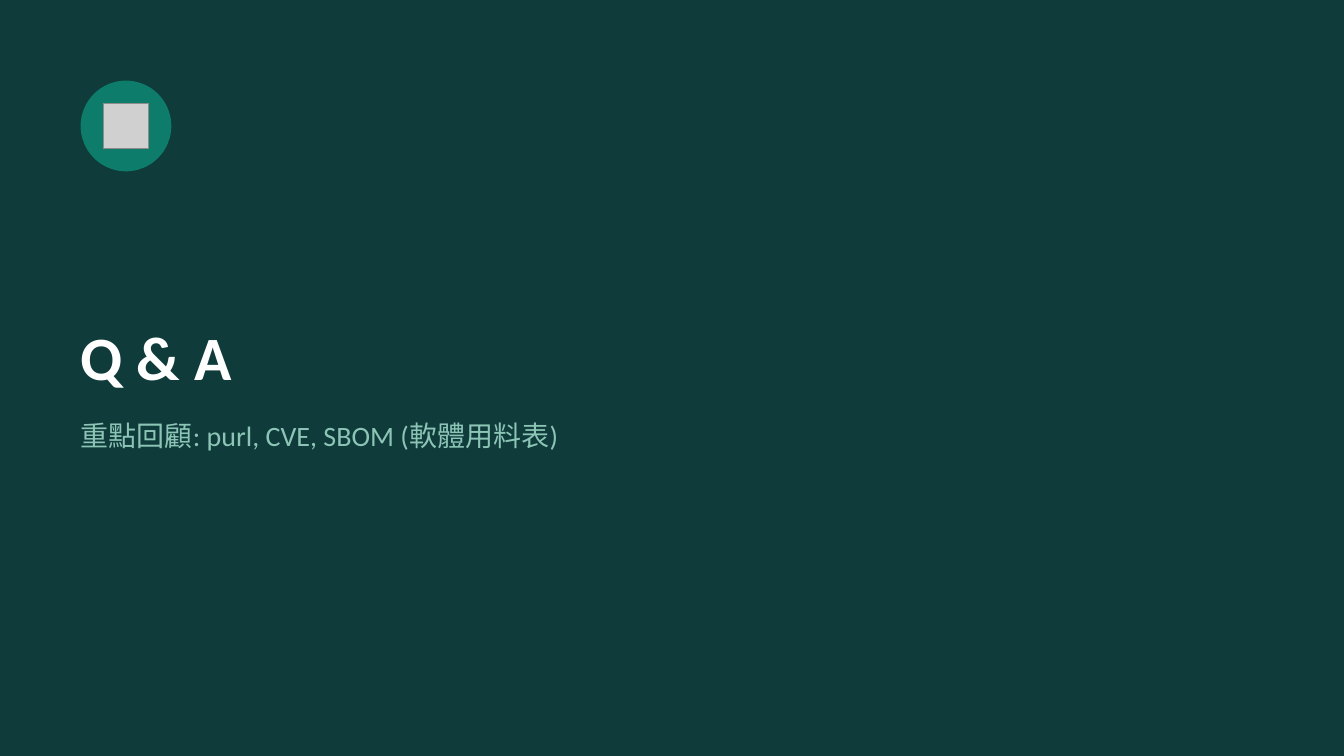
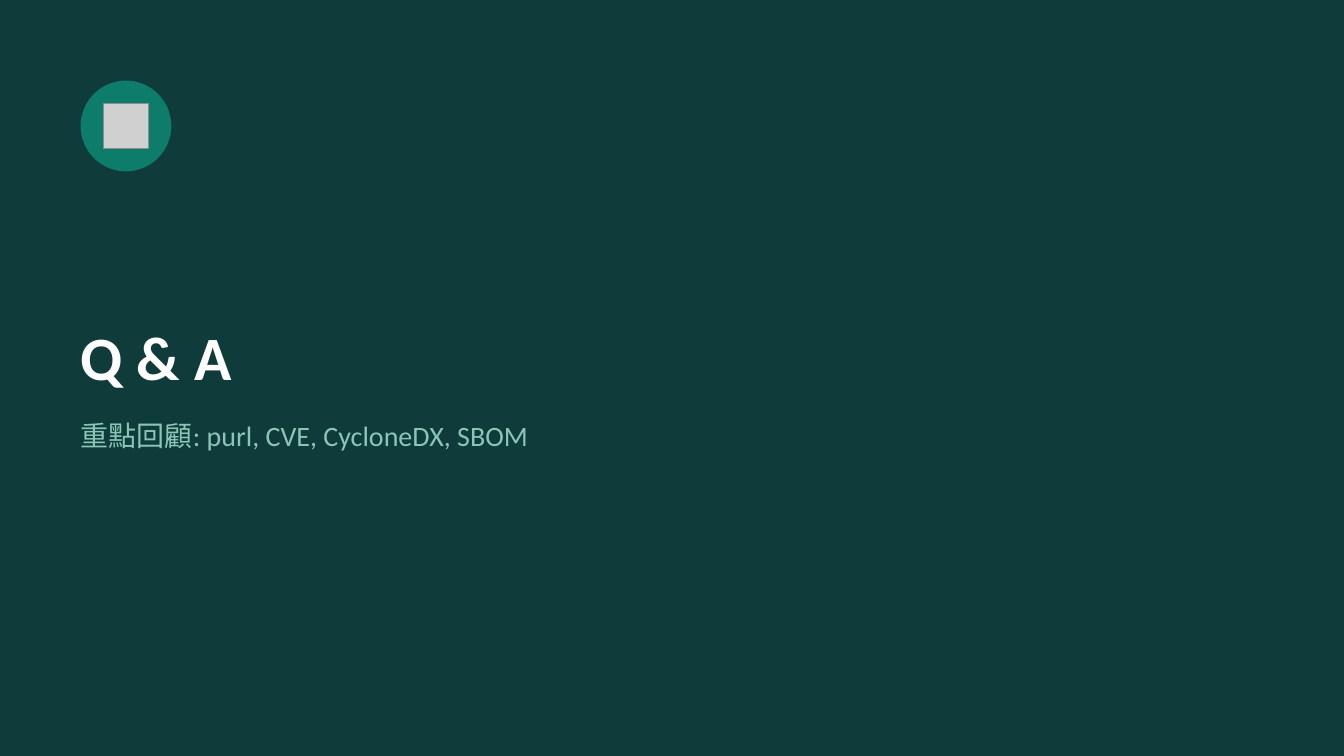
Before and after one commit to relyky/SBOM-, a slide deck: slide 29 of outputs/sbom-practice-talk.pptx (slide 28 before the commit). Drawn at 1344x756 pixels with LibreOffice and Linux fonts; fonts in the diff are those of the drawing; grey boxes stand for pictures. Boxes give left, top, right and bottom in pixels: in the first picture for what was removed or moved away, otherwise in the second. Text is boxed around its words. In the diff, an @@ line names an element or a change of style, - is before the commit and + after.

```diff
--- a/outputs/sbom-practice-talk.pptx
+++ b/outputs/sbom-practice-talk.pptx
@@ text at <box>81,422,528,451</box>: text changed @@
-重點回顧: purl, CVE, SBOM (軟體用料表)
+重點回顧: purl, CVE, CycloneDX, SBOM
```
Also in this commit, not shown: 8 other slides changed, 1 slide added.
